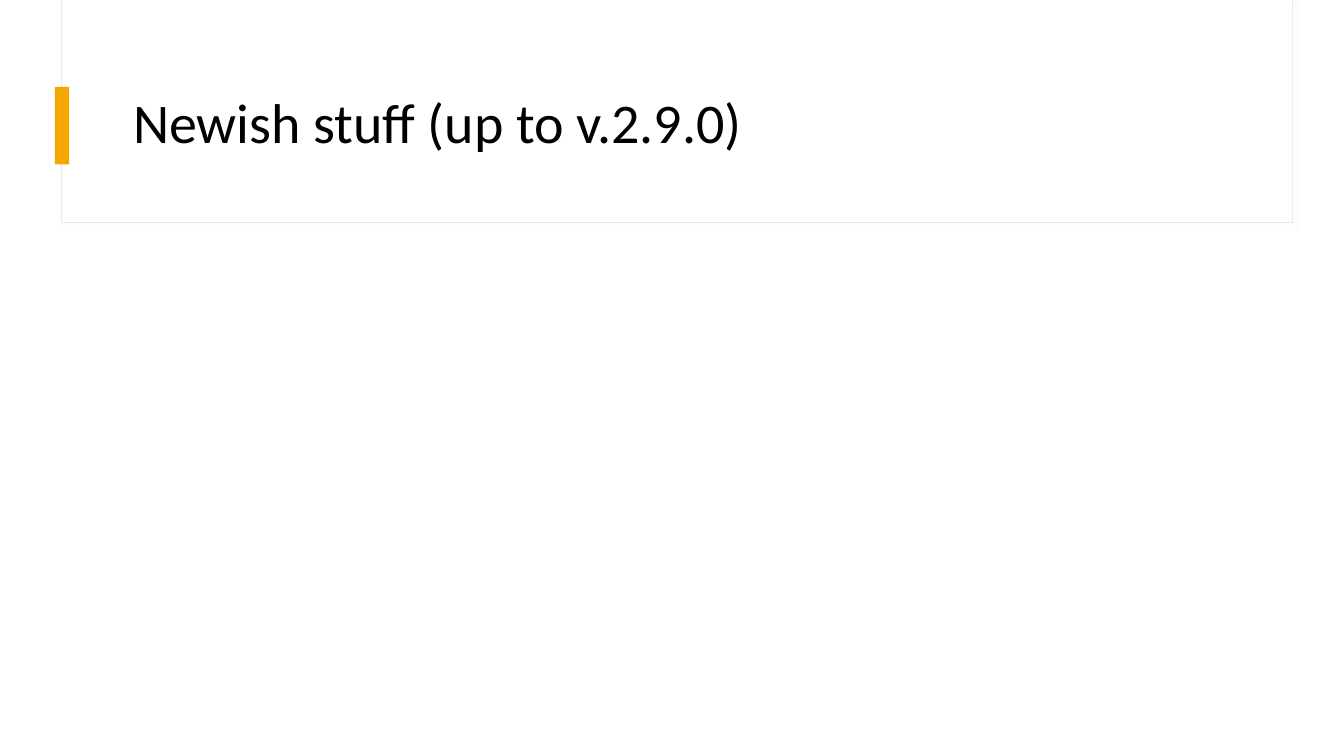
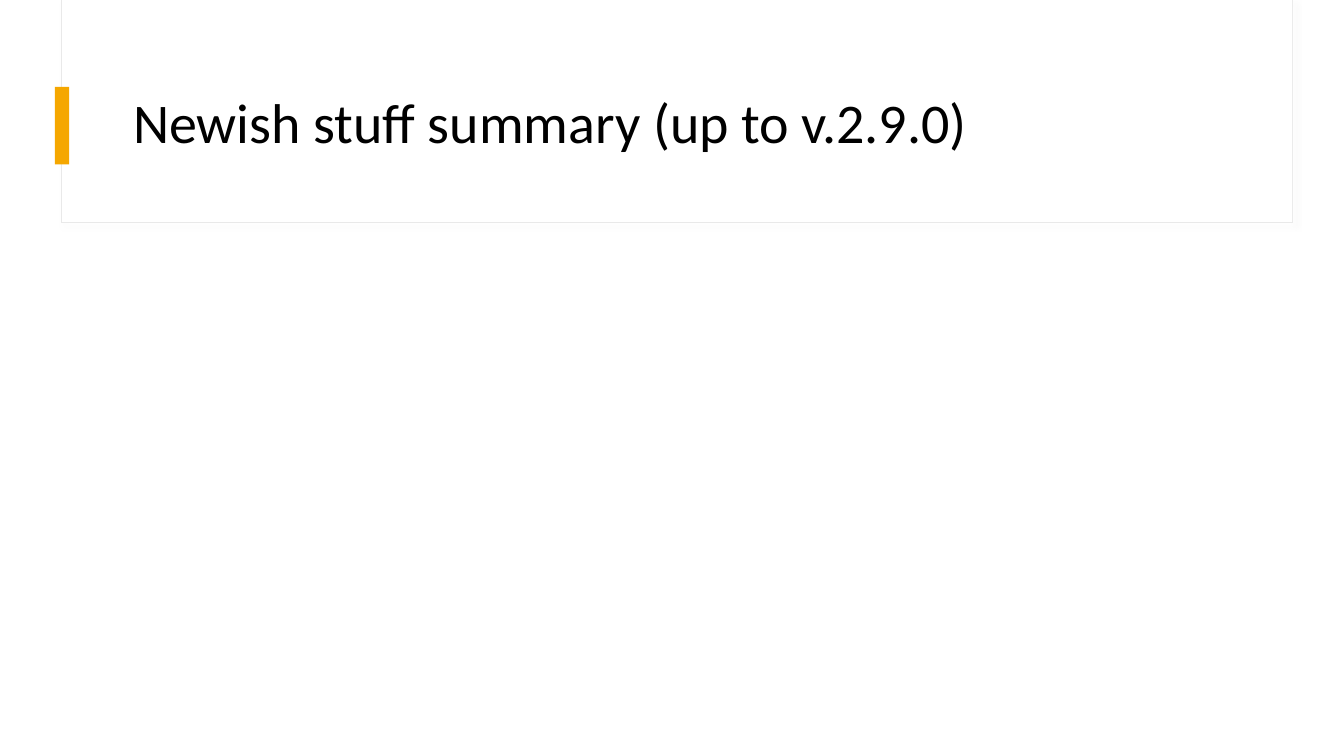
Before and after one commit to thomased/pavo_workshop, a slide deck: slide 14 of slides/intro_pavo.pptx (slide 7 before the commit). Drawn at 1344x756 pixels with LibreOffice and Linux fonts; fonts in the diff are those of the drawing. Boxes give left, top, right and bottom in pixels: in the first picture for what was removed or moved away, otherwise in the second. Text is boxed around its words. In the diff, an @@ line names an element or a change of style, - is before the commit and + after.

```diff
--- a/slides/intro_pavo.pptx
+++ b/slides/intro_pavo.pptx
@@ title at <box>133,102,967,152</box>: text changed @@
-Newish stuff (up to v.2.9.0)
+Newish stuff summary (up to v.2.9.0)
```
Also in this commit, not shown: 5 other slides changed, 7 slides added, 2 slides removed, 2 other files.
